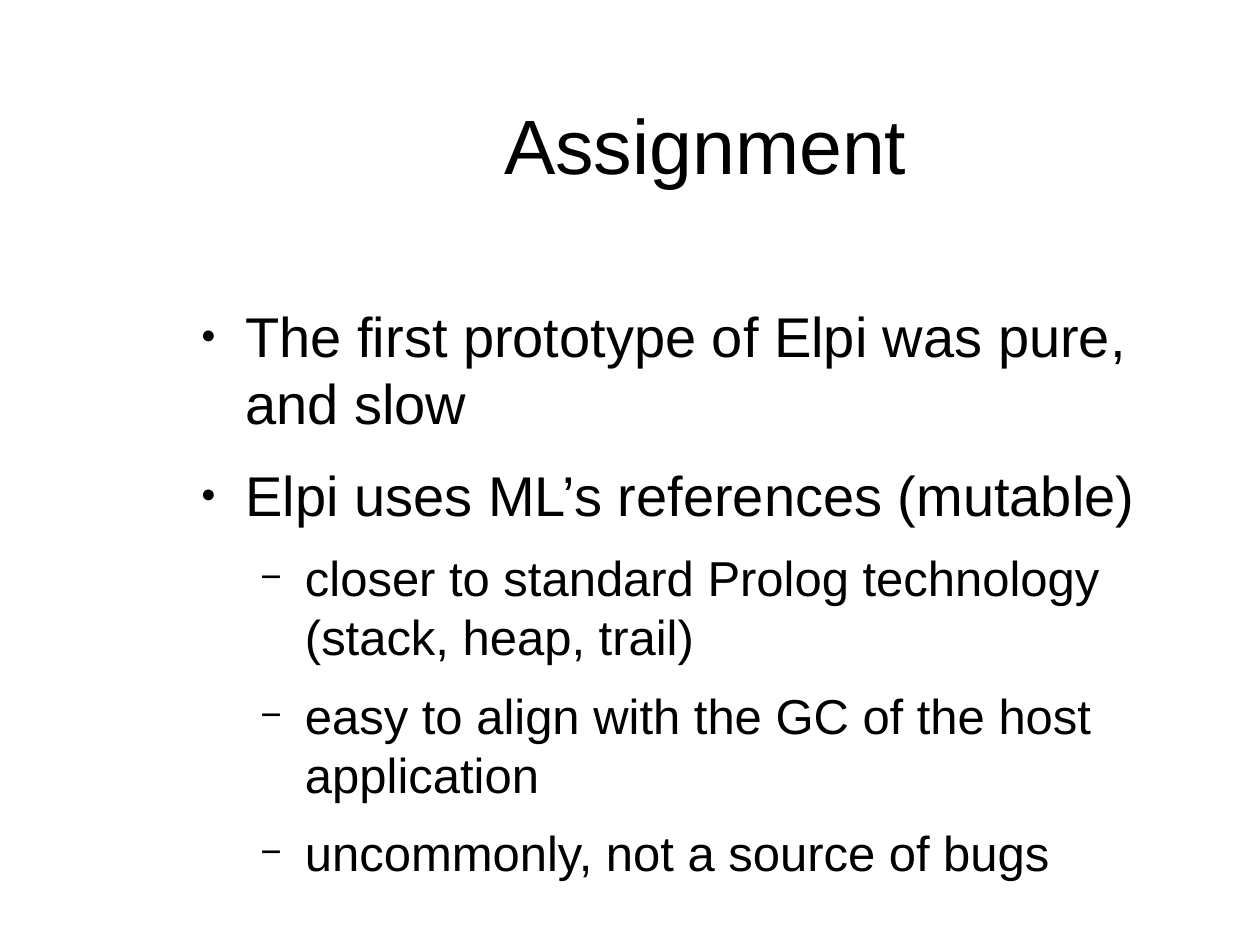
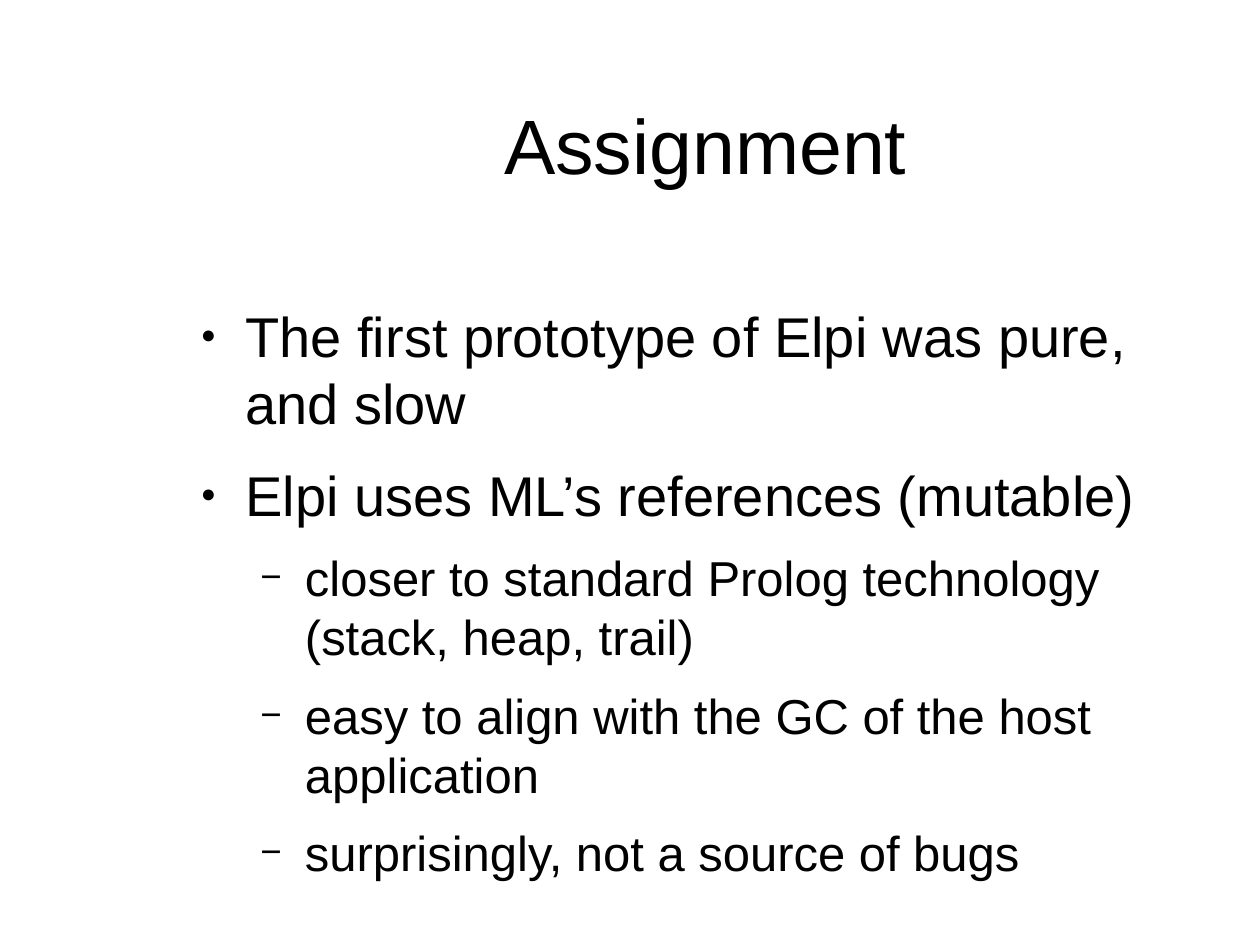
Before and after one commit to gares/mlws18, a slide deck: slide 37 of slides.odp (slide 26 before the commit). Drawn at 1260x945 pixels with LibreOffice and Linux fonts; fonts in the diff are those of the drawing; background and template pictures are left out. Boxes give left, top, right and bottom in pixels: in the first picture for what was removed or moved away, otherwise in the second. Text is boxed around its words. In the diff, an @@ line names an element or a change of style, - is before the commit and + after.

```diff
--- a/slides.odp
+++ b/slides.odp
@@ text at bbox=[305, 835, 1019, 881]: text changed @@
-  − uncommonly, not a source of bugs
+  − surprisingly, not a source of bugs
```
Also in this commit, not shown: 16 other slides changed, 18 slides added, 6 slides removed, 3 other files.
